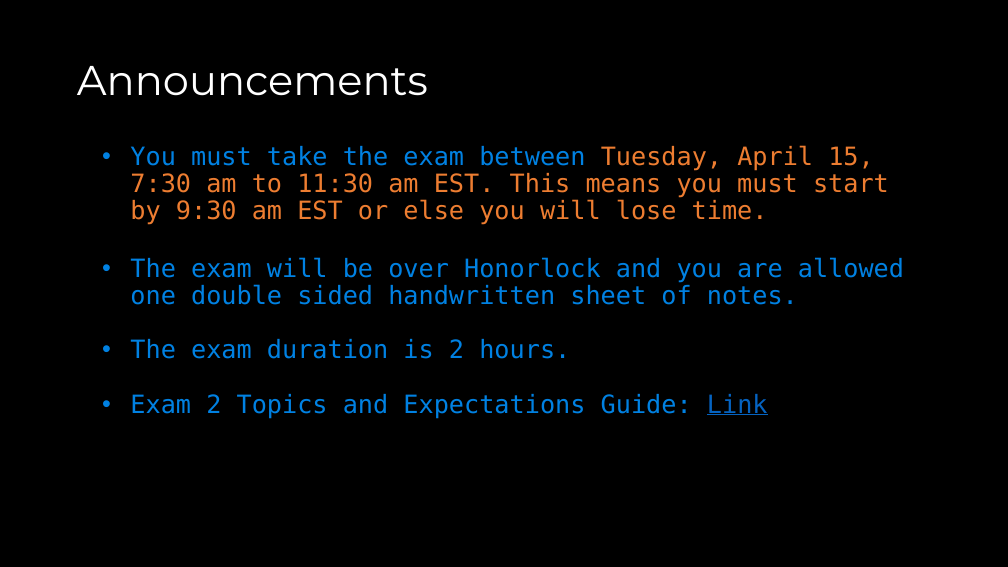
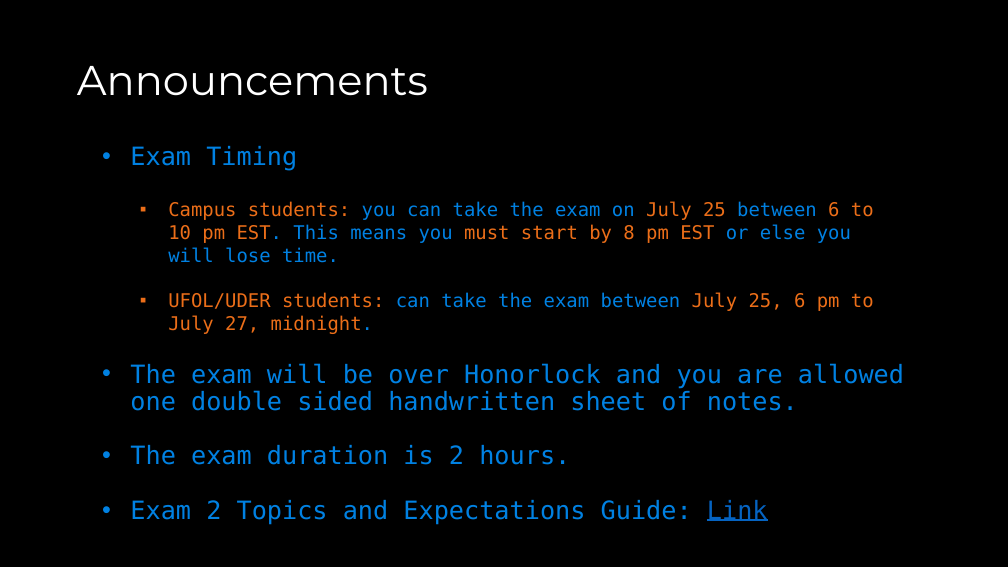
Before and after one commit to COP3530/Instructional-Content, a slide deck: slide 3 of Slides/Slides-PPT/Exam 2 - Review A.pptx. Drawn at 1008x567 pixels with LibreOffice and Linux fonts; fonts in the diff are those of the drawing. Boxes give left, top, right and bottom in pixels: in the first picture for what was removed or moved away, otherwise in the second. Text is boxed around its words. In the diff, an @@ line names an element or a change of style, - is before the commit and + after.

Commit message:
exam review updated

```diff
--- a/Slides/Slides-PPT/Exam 2 - Review A.pptx
+++ b/Slides/Slides-PPT/Exam 2 - Review A.pptx
@@ text at (130, 146, 874, 334): text changed; size 24 to 18 pt; text colour #ED7D31 to #0081E2 @@
-• You must take the exam between Tuesday, April 15, 7:30 am to 11:30 am EST. This means you must start by 9:30 am EST or else you will lose time.
+• Exam Timing
+  ▪ Campus students: you can take the exam on July 25 between 6 to 10 pm EST. This means you must start by 8 pm EST or else you will lose time.
+  ▪ UFOL/UDER students: can take the exam between July 25, 6 pm to July 27, midnight.
```
Also in this commit, not shown: 1 other file.
